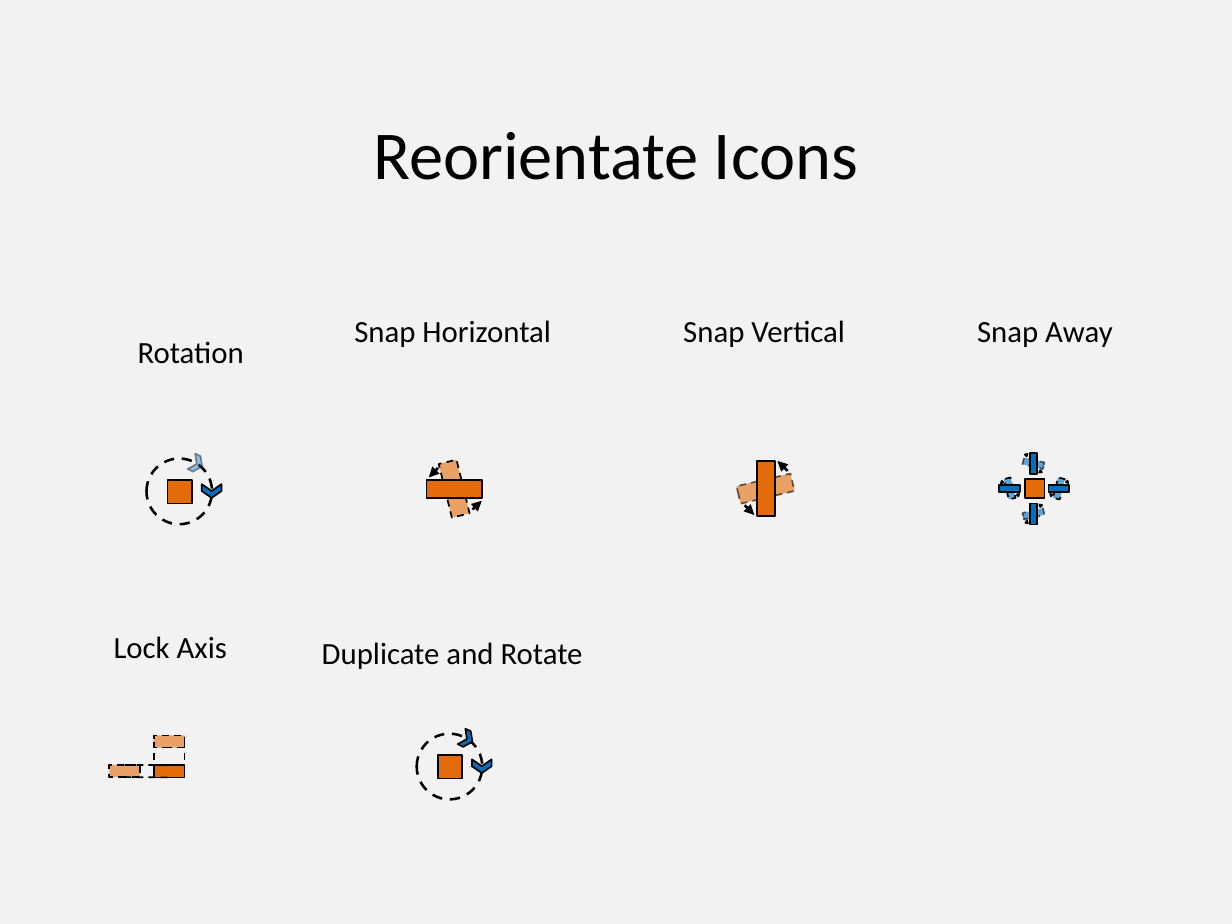
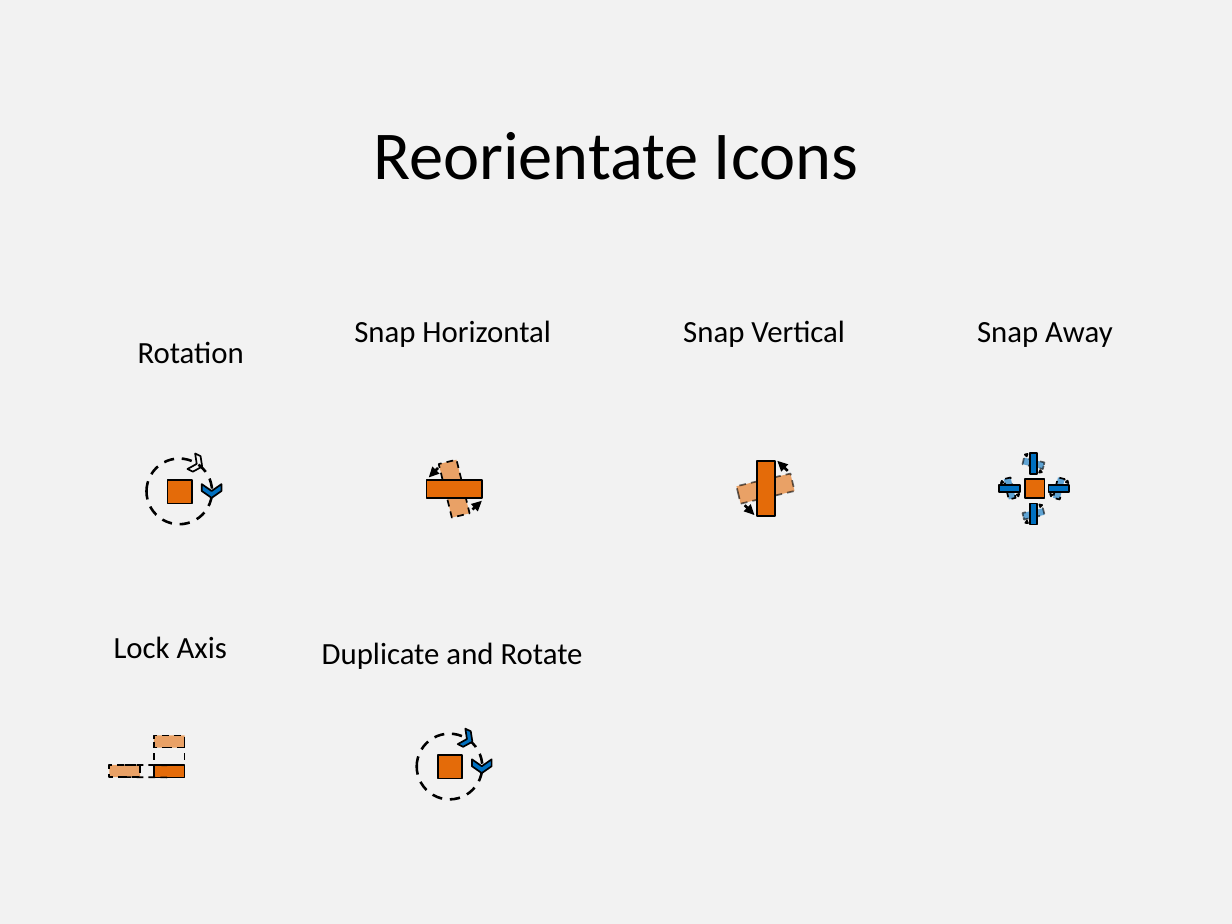
Before and after one commit to PowerPointLabs/PowerPointLabs, a slide deck: slide 6 of doc/Icons-PositionsLab.pptx. Drawn at 1232x924 pixels with LibreOffice and Linux fonts; fonts in the diff are those of the drawing. Boxes give left, top, right and bottom in pixels: in the first picture for what was removed or moved away, otherwise in the second. Text is boxed around its words. In the diff, an @@ line names an element or a change of style, - is before the commit and + after.

```diff
--- a/doc/Icons-PositionsLab.pptx
+++ b/doc/Icons-PositionsLab.pptx
@@ chevron at [188,454,206,475]: fill #0070C0 at 40% opacity to none @@
```
Also in this commit, not shown: 1 other file.
